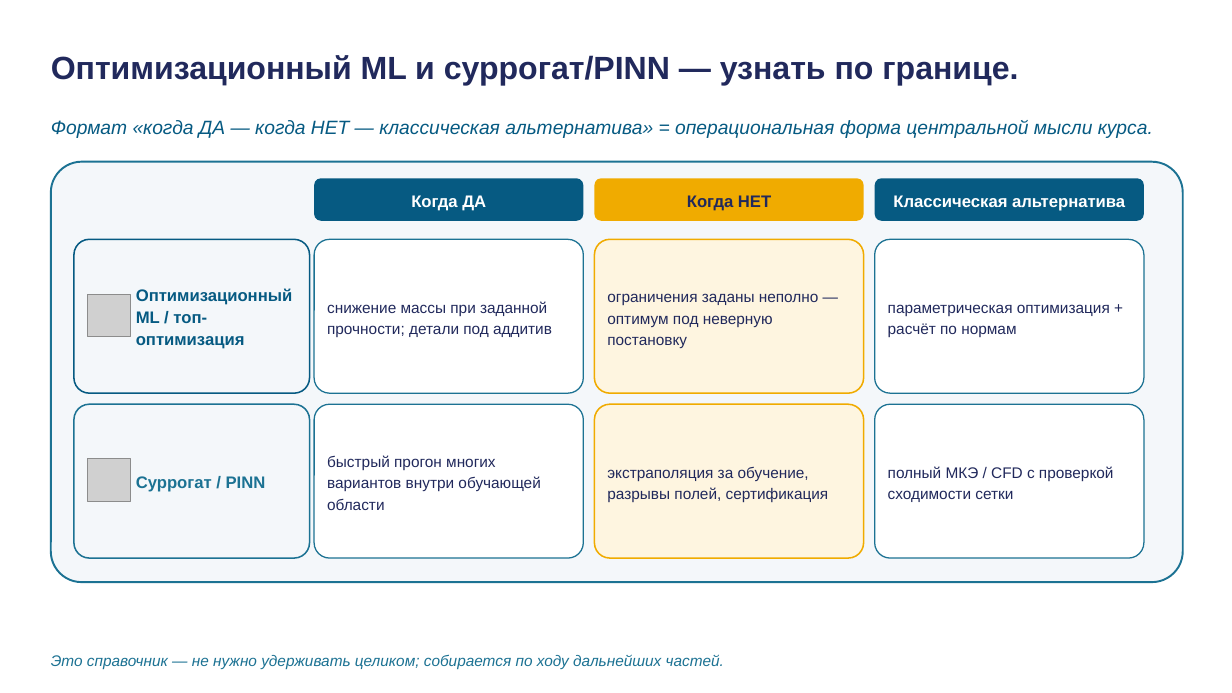
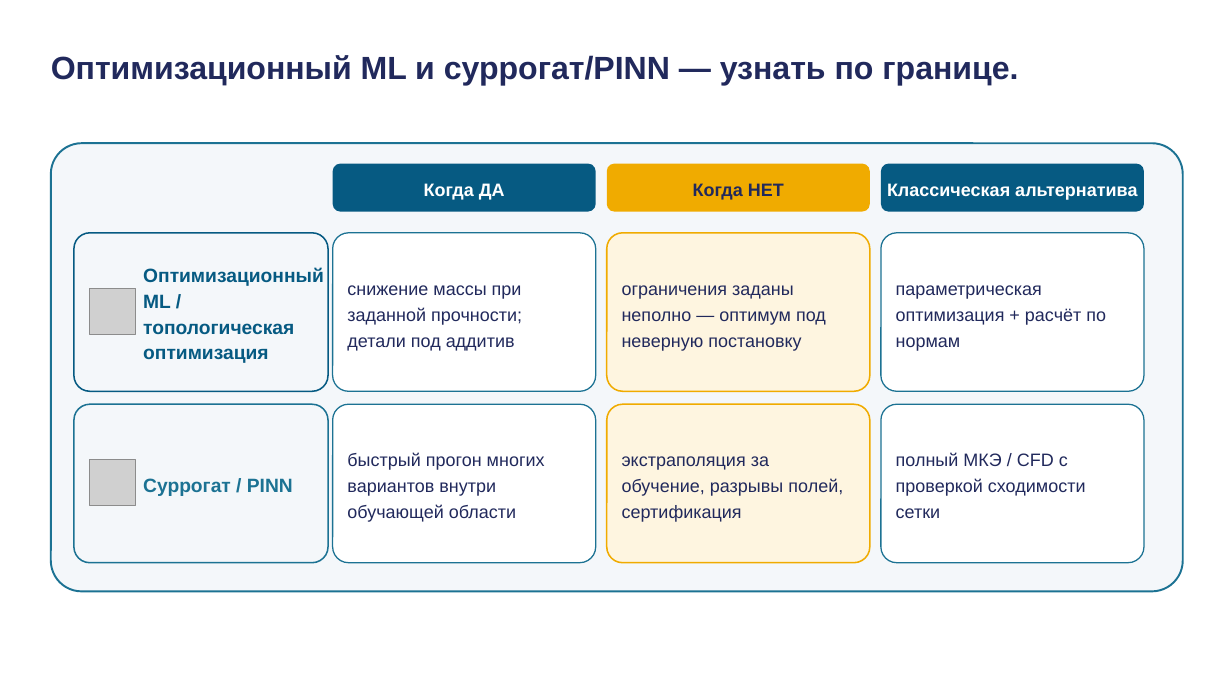
Before and after one commit to tellina-study/AI-usage-lessons, a slide deck: slide 7 of library/lectures/lec-06/rendered/lec-06.pptx. Drawn at 1232x693 pixels with LibreOffice and Linux fonts; fonts in the diff are those of the drawing; grey boxes stand for pictures. Boxes give left, top, right and bottom in pixels: in the first picture for what was removed or moved away, otherwise in the second. Text is boxed around its words. In the diff, an @@ line names an element or a change of style, - is before the commit and + after.

```diff
--- a/library/lectures/lec-06/rendered/lec-06.pptx
+++ b/library/lectures/lec-06/rendered/lec-06.pptx
@@ rounded rectangle resized from (x1=51, y1=162, x2=1183, y2=582) to (x1=51, y1=143, x2=1183, y2=592) @@
@@ rounded rectangle at (x1=51, y1=143, x2=1183, y2=592): proportions changed @@
@@ text removed at (x1=51, y1=120, x2=1153, y2=138) @@
-Формат «когда ДА — когда НЕТ — классическая альтернатива» = операциональная форма центральной мысли курса.
@@ rounded rectangle resized from (x1=314, y1=178, x2=583, y2=221) to (x1=333, y1=164, x2=596, y2=212) @@
@@ size 13 to 14 pt in 3 elements at (x1=887, y1=183, x2=1137, y2=200), (x1=693, y1=183, x2=784, y2=200), (x1=424, y1=183, x2=505, y2=200) @@
@@ text "Когда ДА" moved from (x1=411, y1=195, x2=486, y2=211) to (x1=424, y1=183, x2=505, y2=200) @@
@@ rounded rectangle resized from (x1=594, y1=178, x2=863, y2=221) to (x1=607, y1=164, x2=871, y2=212) @@
@@ text "Когда НЕТ" moved from (x1=687, y1=195, x2=771, y2=211) to (x1=693, y1=183, x2=784, y2=200) @@
@@ rounded rectangle resized from (x1=875, y1=178, x2=1144, y2=221) to (x1=881, y1=164, x2=1144, y2=212) @@
@@ text "Классическая альтернатива" moved from (x1=893, y1=195, x2=1125, y2=211) to (x1=887, y1=183, x2=1137, y2=200) @@
@@ rounded rectangle resized from (x1=74, y1=239, x2=310, y2=393) to (x1=74, y1=233, x2=328, y2=391) @@
@@ rounded rectangle resized from (x1=314, y1=239, x2=583, y2=393) to (x1=333, y1=233, x2=596, y2=391) @@
@@ size 12 to 14 pt; line spacing 1.18 to 1.2 in 6 elements at (x1=896, y1=453, x2=1086, y2=518), (x1=896, y1=285, x2=1106, y2=351), (x1=622, y1=456, x2=843, y2=522), (x1=622, y1=285, x2=826, y2=351), (x1=347, y1=453, x2=545, y2=522), (x1=347, y1=285, x2=522, y2=351) @@
@@ text "снижение массы при заданной прочности; ..." moved from (x1=327, y1=301, x2=552, y2=337) to (x1=347, y1=285, x2=522, y2=351) @@
@@ rounded rectangle resized from (x1=594, y1=239, x2=863, y2=393) to (x1=607, y1=233, x2=871, y2=391) @@
@@ text "ограничения заданы неполно — оптимум ..." moved from (x1=607, y1=293, x2=819, y2=348) to (x1=622, y1=285, x2=826, y2=351) @@
@@ rounded rectangle resized from (x1=875, y1=239, x2=1144, y2=393) to (x1=881, y1=233, x2=1144, y2=391) @@
@@ text "параметрическая оптимизация + расчёт по ..." moved from (x1=888, y1=304, x2=1110, y2=337) to (x1=896, y1=285, x2=1106, y2=351) @@
@@ text at (x1=143, y1=267, x2=324, y2=363): text changed; size 13 to 15 pt @@
-Оптимизационный ML / топ-оптимизация
+Оптимизационный ML / топологическая оптимизация
@@ picture resized from (x1=88, y1=294, x2=130, y2=336) to (x1=90, y1=288, x2=136, y2=335) @@
@@ rounded rectangle resized from (x1=74, y1=404, x2=310, y2=557) to (x1=74, y1=405, x2=328, y2=563) @@
@@ text "Суррогат / PINN" moved from (x1=136, y1=476, x2=266, y2=492) to (x1=143, y1=478, x2=293, y2=496) @@
@@ text "Суррогат / PINN" at (x1=143, y1=478, x2=293, y2=496): size 13 to 15 pt; line spacing 1.1 to 1.12 @@
@@ rounded rectangle resized from (x1=314, y1=404, x2=583, y2=557) to (x1=333, y1=405, x2=596, y2=563) @@
@@ text "быстрый прогон многих вариантов внутри ..." moved from (x1=327, y1=455, x2=540, y2=510) to (x1=347, y1=453, x2=545, y2=522) @@
@@ rounded rectangle resized from (x1=594, y1=404, x2=863, y2=557) to (x1=607, y1=405, x2=871, y2=563) @@
@@ text "экстраполяция за обучение, разрывы полей, ..." moved from (x1=607, y1=467, x2=829, y2=503) to (x1=622, y1=456, x2=843, y2=522) @@
@@ rounded rectangle resized from (x1=875, y1=404, x2=1144, y2=557) to (x1=881, y1=405, x2=1144, y2=563) @@
@@ text "полный МКЭ / CFD с ..." moved from (x1=888, y1=466, x2=1114, y2=502) to (x1=896, y1=453, x2=1086, y2=518) @@
@@ picture resized from (x1=88, y1=459, x2=130, y2=502) to (x1=90, y1=459, x2=136, y2=506) @@
@@ text removed at (x1=51, y1=654, x2=724, y2=670) @@
-Это справочник — не нужно удерживать целиком; собирается по ходу дальнейших частей.
```
Also in this commit, not shown: 29 other slides changed, 8 other files.
